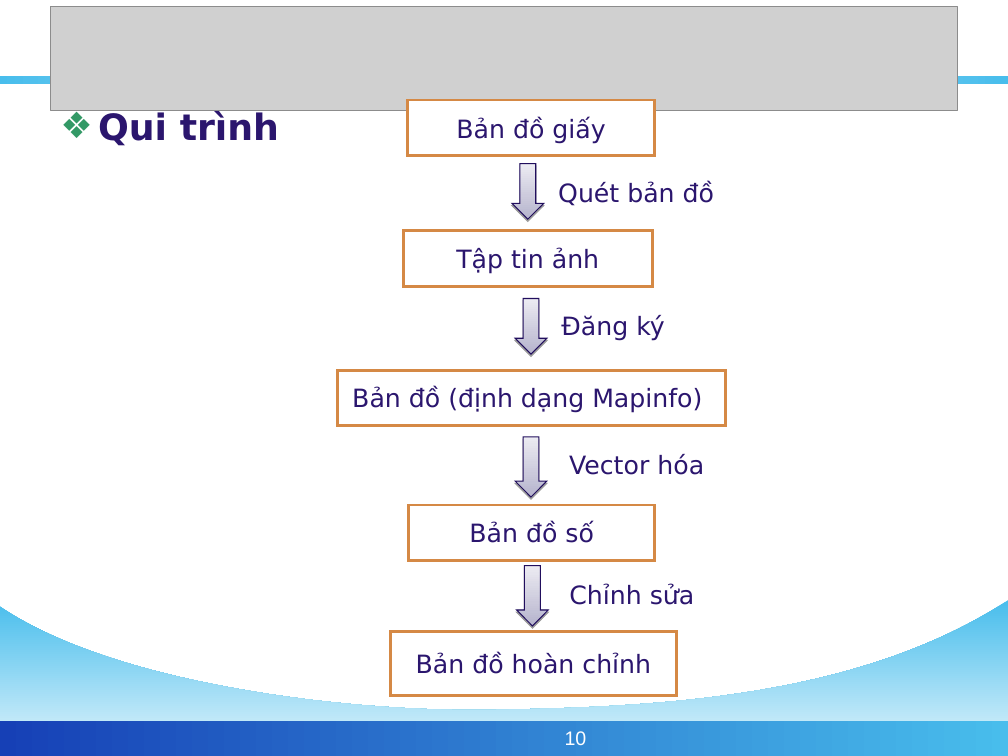
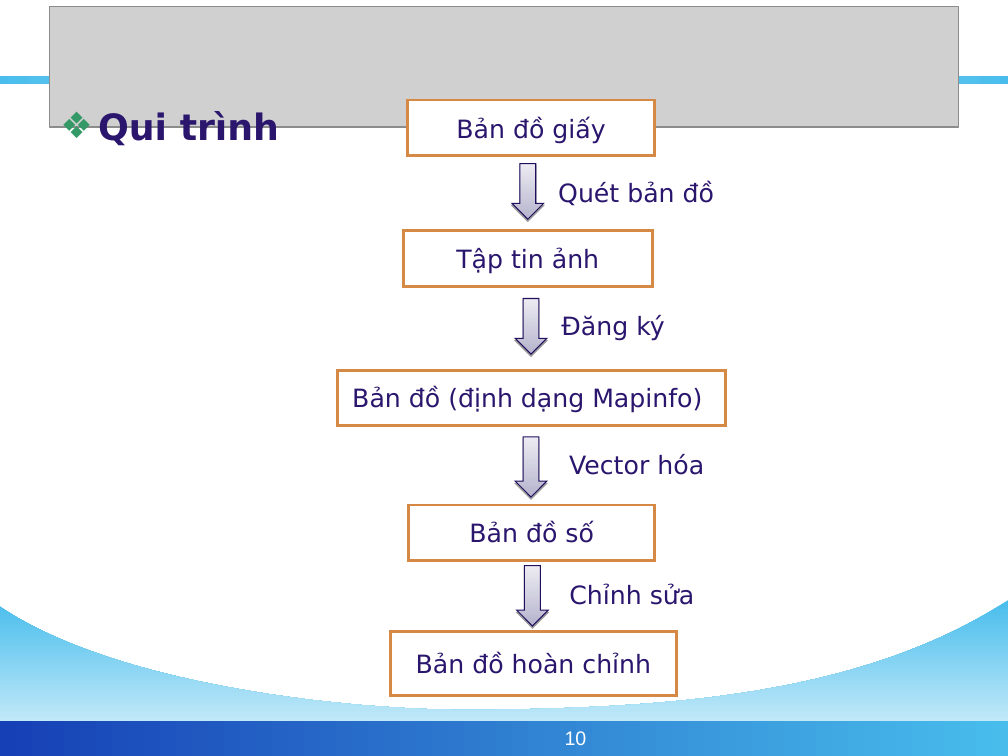
Before and after one commit to phamngsinh/cantho-webgis, a slide deck: slide 10 of Document/Bao Cao/BaoCaoLuanVan2.ppt. Drawn at 1008x756 pixels with LibreOffice and Linux fonts; fonts in the diff are those of the drawing; grey boxes stand for pictures; background and template pictures are left out. Boxes give left, top, right and bottom in pixels: in the first picture for what was removed or moved away, otherwise in the second. Text is boxed around its words. In the diff, an @@ line names an element or a change of style, - is before the commit and + after.

```diff
--- a/Document/Bao Cao/BaoCaoLuanVan2.ppt
+++ b/Document/Bao Cao/BaoCaoLuanVan2.ppt
@@ picture resized from (x1=50, y1=7, x2=958, y2=111) to (x1=49, y1=7, x2=958, y2=127) @@
@@ down arrow at (x1=517, y1=565, x2=548, y2=626): proportions changed @@
```
Also in this commit, not shown: 28 other slides changed.
